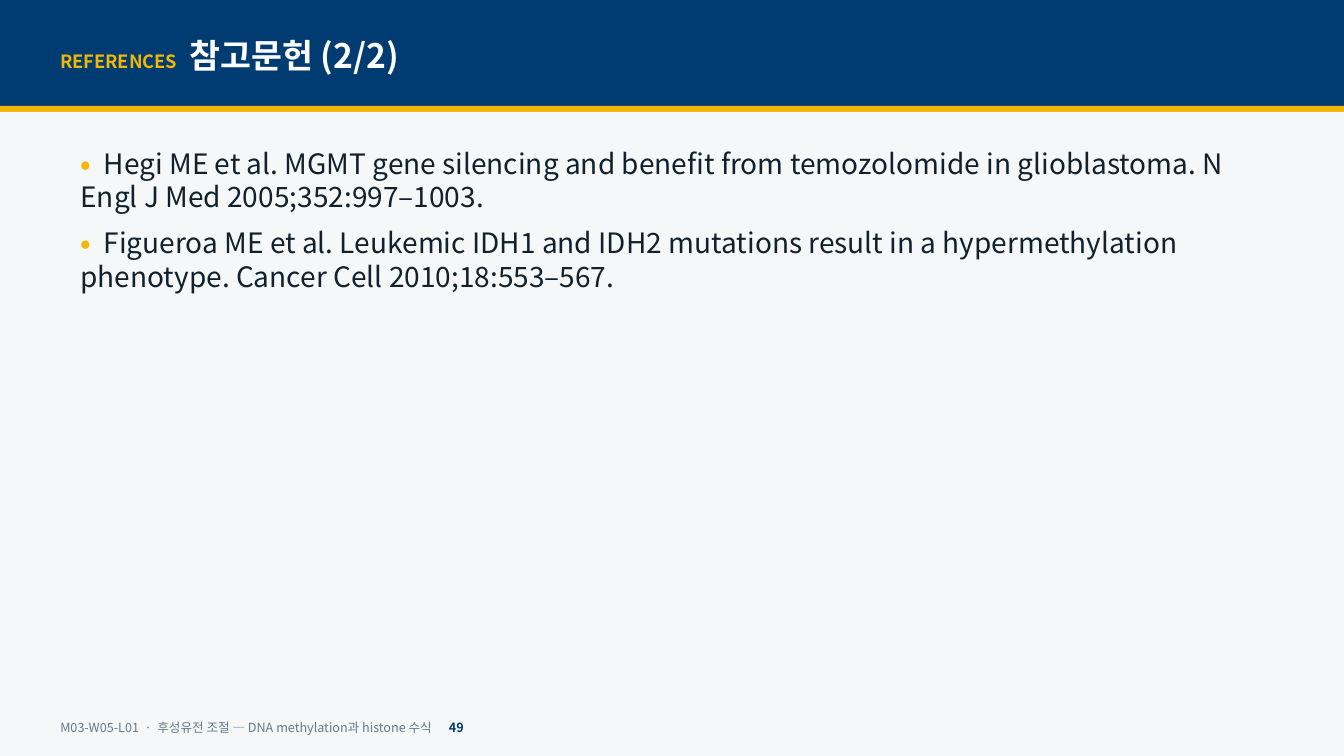
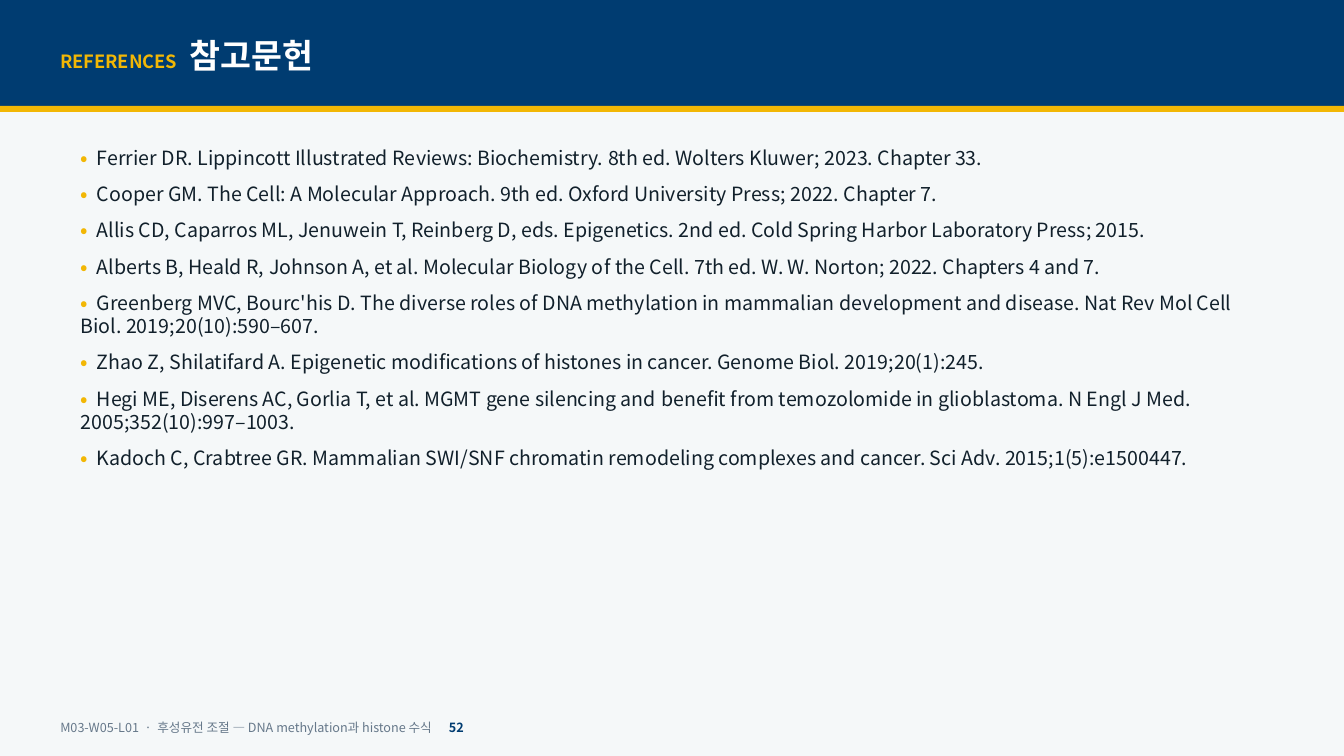
Before and after one commit to hoperiasd2/hoperiasd2.github.io, a slide deck: slide 52 of curriculum/M03/W05/L01/slides.pptx (slide 49 before the commit). Drawn at 1344x756 pixels with LibreOffice and Linux fonts; fonts in the diff are those of the drawing. Boxes give left, top, right and bottom in pixels: in the first picture for what was removed or moved away, otherwise in the second. Text is boxed around its words. In the diff, an @@ line names an element or a change of style, - is before the commit and + after.

```diff
--- a/curriculum/M03/W05/L01/slides.pptx
+++ b/curriculum/M03/W05/L01/slides.pptx
@@ text at <box>60,39,313,71</box>: text changed @@
-REFERENCES 참고문헌 (2/2)
+REFERENCES 참고문헌
@@ text at <box>80,149,1232,470</box>: text changed; size 20 to 14 pt @@
-• Hegi ME et al. MGMT gene silencing and benefit from temozolomide in glioblastoma. N Engl J Med 2005;352:997–1003.
-• Figueroa ME et al. Leukemic IDH1 and IDH2 mutations result in a hypermethylation phenotype. Cancer Cell 2010;18:553–567.
+• Ferrier DR. Lippincott Illustrated Reviews: Biochemistry. 8th ed. Wolters Kluwer; 2023. Chapter 33.
+• Cooper GM. The Cell: A Molecular Approach. 9th ed. Oxford University Press; 2022. Chapter 7.
+• Allis CD, Caparros ML, Jenuwein T, Reinberg D, eds. Epigenetics. 2nd ed. Cold Spring Harbor Laboratory Press; 2015.
+• Alberts B, Heald R, Johnson A, et al. Molecular Biology of the Cell. 7th ed. W. W. Norton; 2022. Chapters 4 and 7.
+• Greenberg MVC, Bourc'his D. The diverse roles of DNA methylation in mammalian development and disease. Nat Rev Mol Cell Biol. 2019;20(10):590–607.
+• Zhao Z, Shilatifard A. Epigenetic modifications of histones in cancer. Genome Biol. 2019;20(1):245.
+• Hegi ME, Diserens AC, Gorlia T, et al. MGMT gene silencing and benefit from temozolomide in glioblastoma. N Engl J Med. 2005;352(10):997–1003.
+• Kadoch C, Crabtree GR. Mammalian SWI/SNF chromatin remodeling complexes and cancer. Sci Adv. 2015;1(5):e1500447.
@@ text at <box>60,721,464,735</box>: text changed @@
-M03-W05-L01 · 후성유전 조절 — DNA methylation과 histone 수식 49
+M03-W05-L01 · 후성유전 조절 — DNA methylation과 histone 수식 52
```
Also in this commit, not shown: 42 other slides changed, 8 slides added, 5 slides removed, 17 other files.
